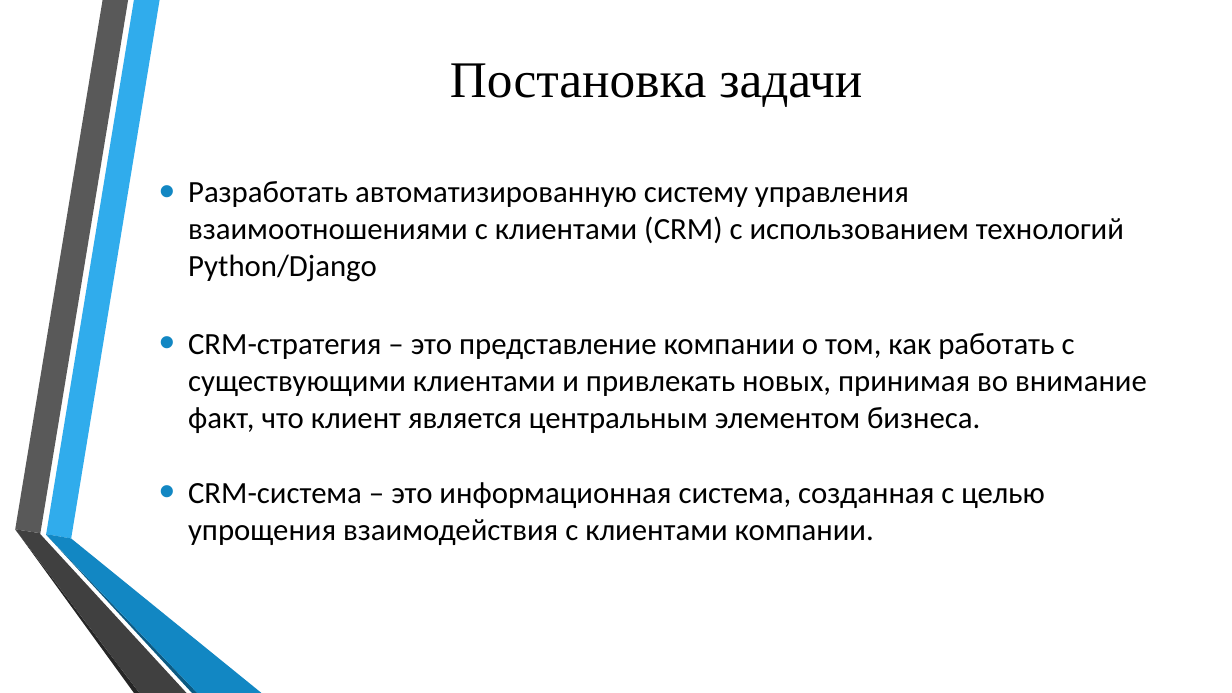
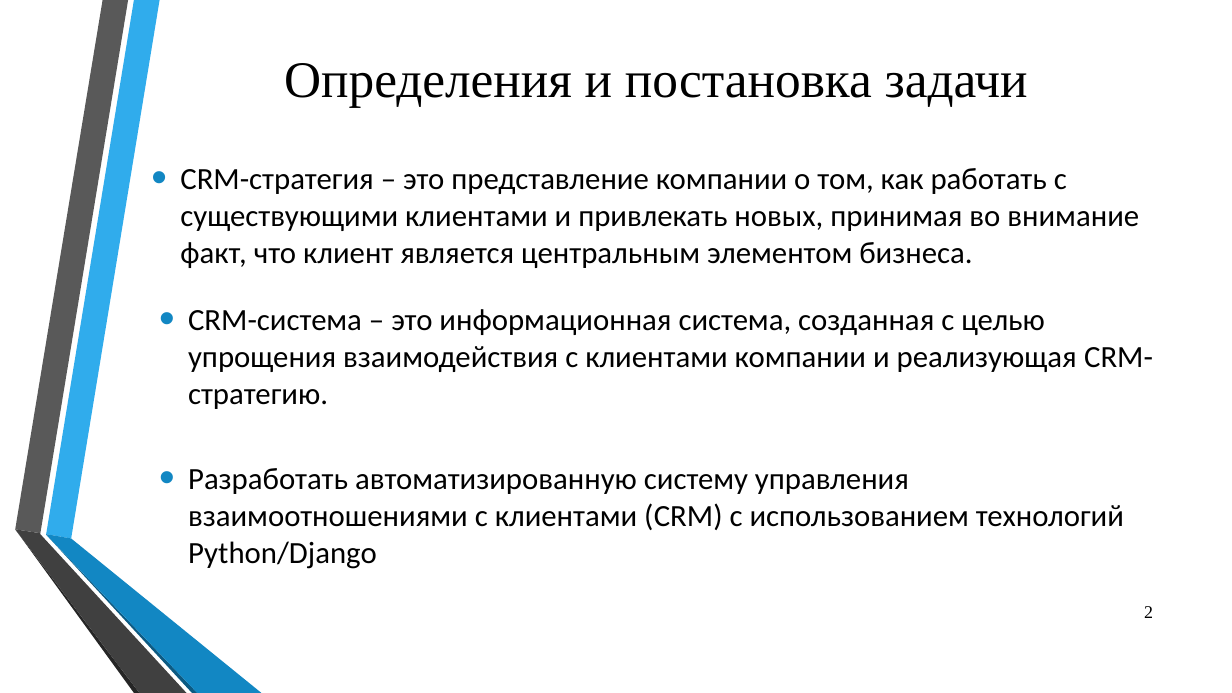
Before and after one commit to Yaroher2442/diplom-dev, a slide deck: slide 2 of diplom_preza.pptx. Drawn at 1232x693 pixels with LibreOffice and Linux fonts; fonts in the diff are those of the drawing; background and template pictures are left out. Boxes give left, top, right and bottom in pixels: in the first picture for what was removed or moved away, otherwise in the second. Text is boxed around its words. In the diff, an @@ line names an element or a change of style, - is before the commit and + after.

```diff
--- a/diplom_preza.pptx
+++ b/diplom_preza.pptx
@@ title at (284, 63, 1028, 108): text changed @@
-Постановка задачи
+Определения и постановка задачи
@@ text "CRM-стратегия – это представление компании ...": place and size @@
-text "CRM-стратегия – это представление компании ..." at (188, 333, 1147, 433)
+text "CRM-стратегия – это представление компании ..." at (180, 168, 1139, 268)
@@ text at (188, 309, 1153, 409): text changed @@
-• CRM-система – это информационная система, созданная с целью упрощения взаимодействия с клиентами компании.
+• CRM-система – это информационная система, созданная с целью упрощения взаимодействия с клиентами компании и реализующая CRM-стратегию.
@@ text "Разработать автоматизированную систему управления взаимоотно ...": place and size @@
-text "Разработать автоматизированную систему управления взаимоотно ..." at (188, 181, 1124, 282)
+text "Разработать автоматизированную систему управления взаимоотно ..." at (188, 468, 1124, 569)
@@ page number added at (1144, 606, 1153, 618), 14 pt, text #000000 @@
+2
```
Also in this commit, not shown: 9 other slides changed, 10 slides added, 9 slides removed.
